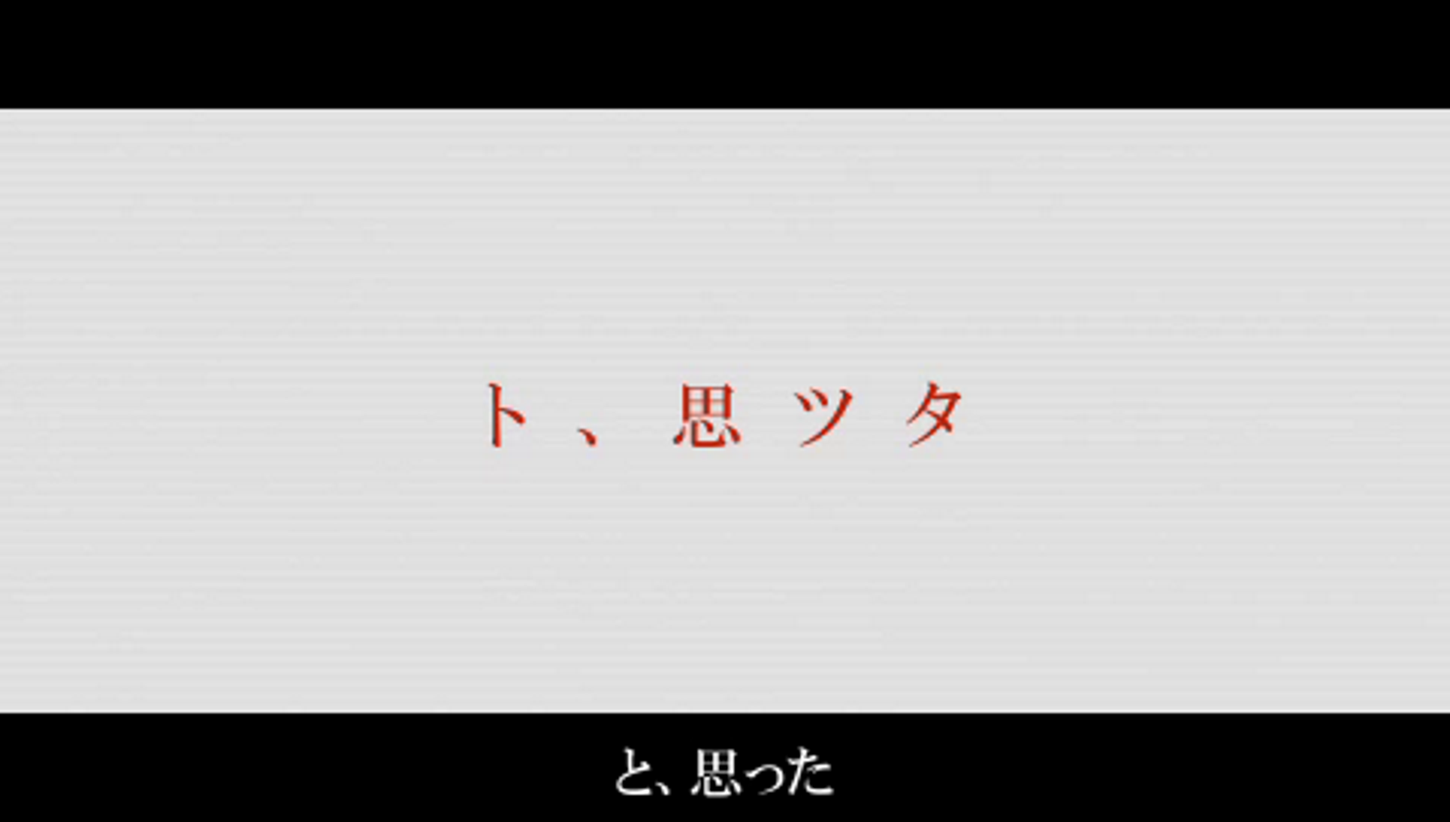
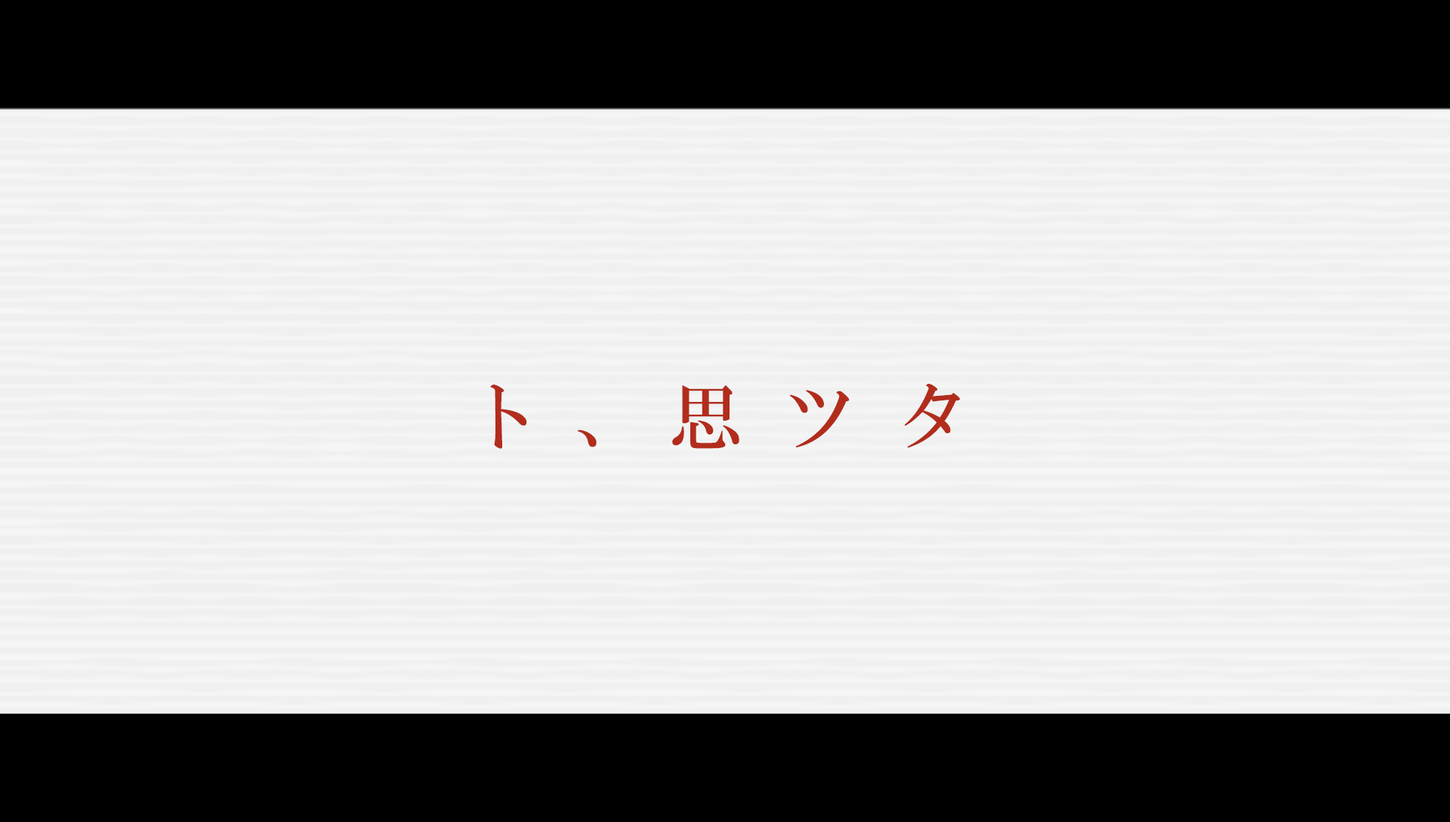
Layered file, before and after one edit (1450px x 822px). Changes by layer:
added layer "ト、思ツタ" above "Layer 2" over 490, 383, 960, 449
showed "Layer 2" over 0, 107, 1450, 799
